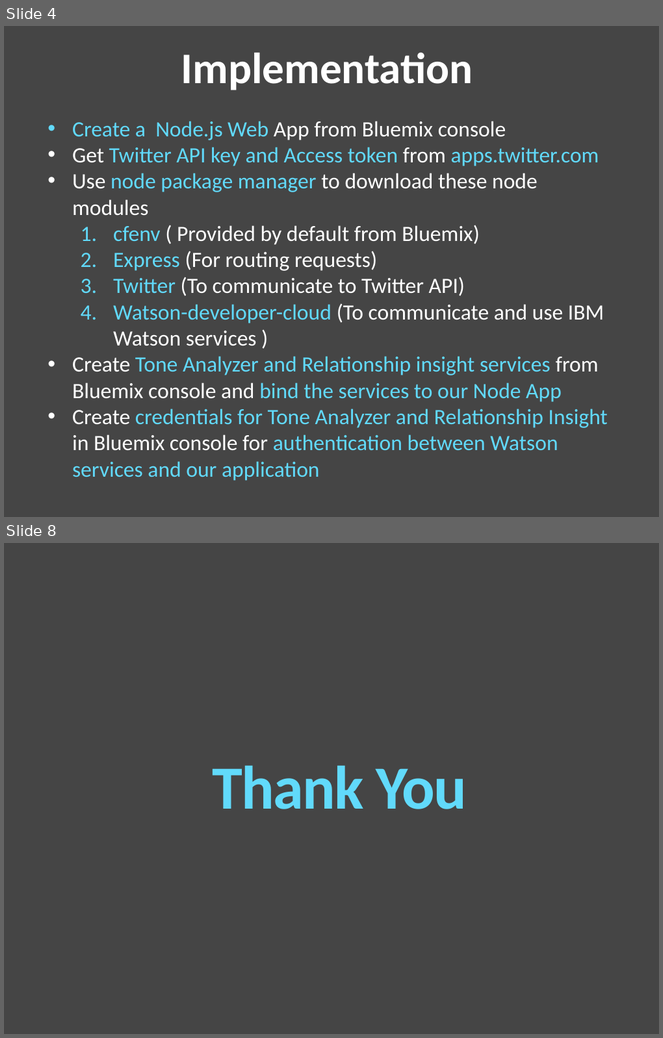
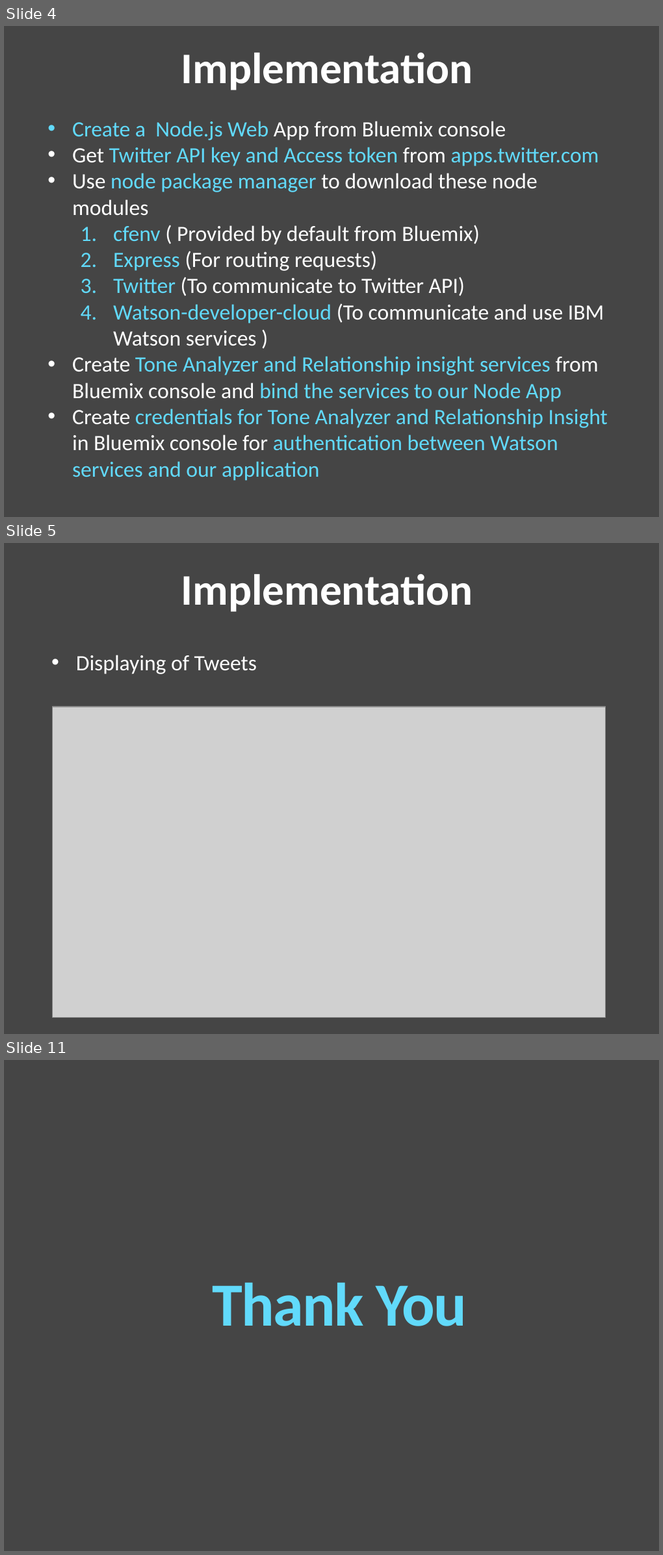
Before and after one commit to LadwaAditya/TwiTone, a slide deck: Presentation.pptx. Shown one above the other, each under a label of ours: slides 4 and 8 before the commit, slides 4, 5 and 11 after it; the slides between them are not shown. The pictures are 663x1038 and 663x1555 pixels, drawn with LibreOffice and Linux fonts; fonts in the diff are those of the drawing; grey boxes stand for pictures. Boxes give left, top, right and bottom in pixels: in the first picture for what was removed or moved away, otherwise in the second. Text is boxed around its words. In the diff, an @@ line names an element or a change of style, - is before the commit and + after.

```diff
--- a/Presentation.pptx
+++ b/Presentation.pptx
@@ slide 5 added at [4, 543, 659, 1034], background #454545 @@
@@ text added at [181, 574, 473, 612], 48 pt, text #FFFFFF, bold @@
+Implementation
@@ text added at [76, 655, 257, 674], 24 pt, text #FFFFFF @@
+• Displaying of Tweets
@@ picture added at [53, 707, 605, 1018] @@
@@ what was slide 8 is now slide 11 @@
```
Also in this commit, not shown: 1 slide changed, 4 other slides added, 2 slides removed.
